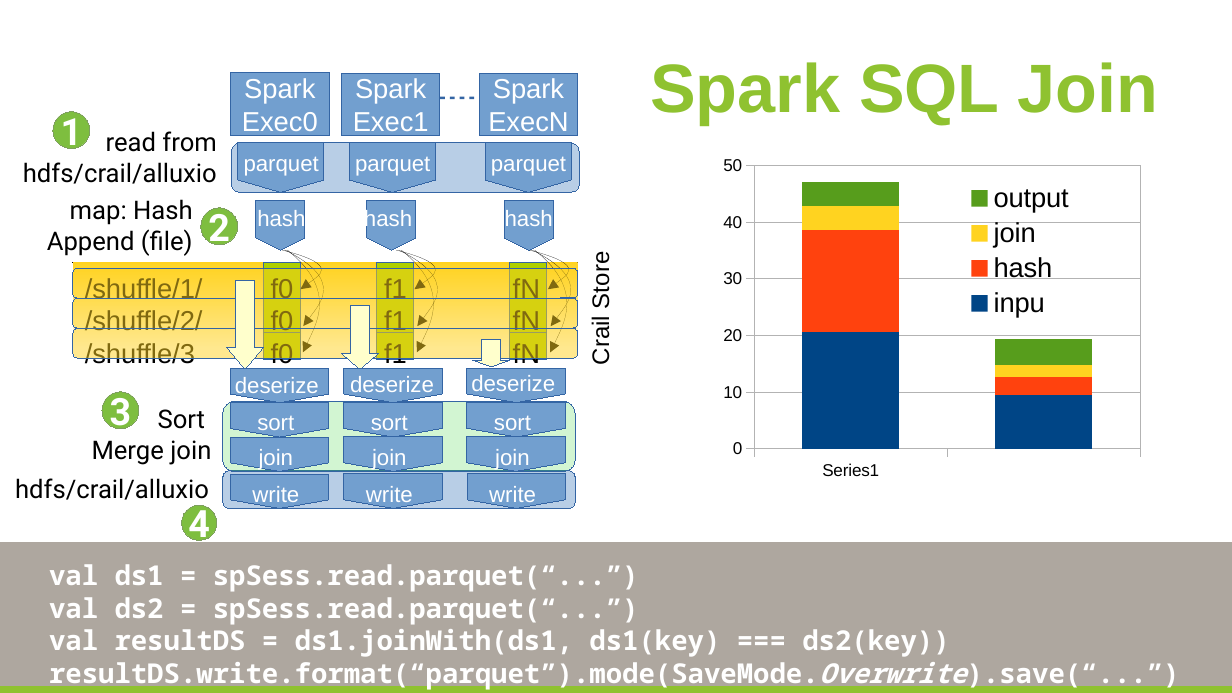
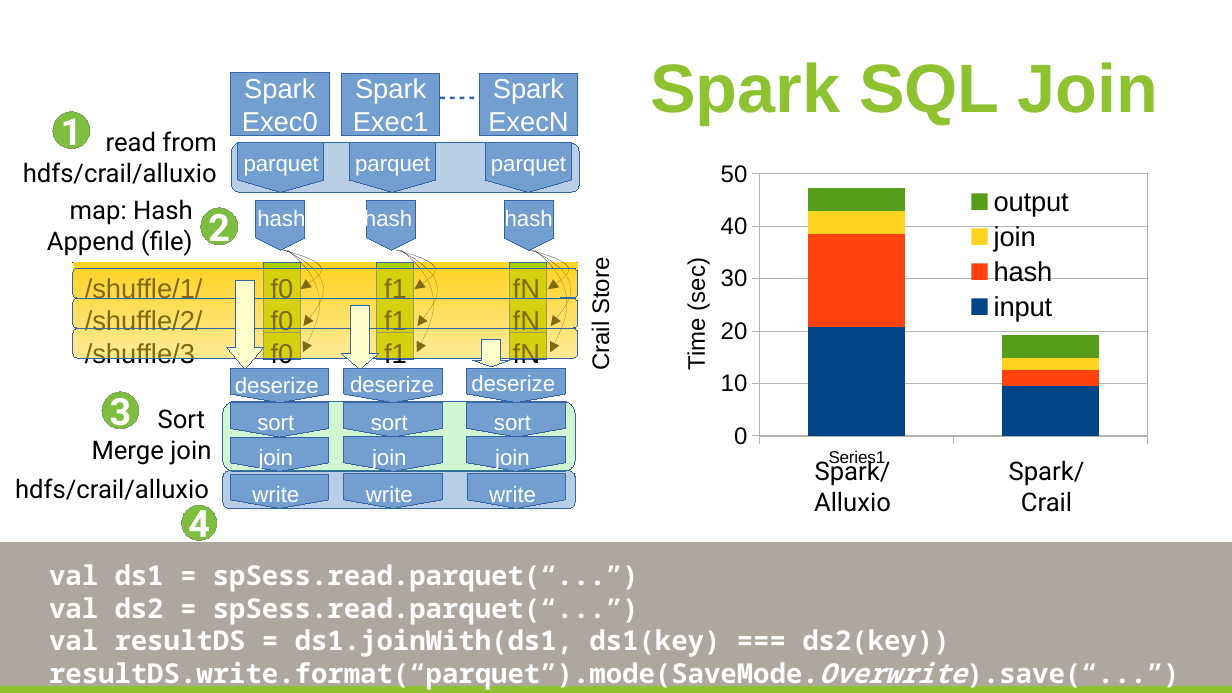
Before and after one commit to huangyibo/spark-summit-17, a slide deck: slide 25 of template.odp. Drawn at 1232x693 pixels with LibreOffice and Linux fonts; fonts in the diff are those of the drawing; background and template pictures are left out. Boxes give left, top, right and bottom in pixels: in the first picture for what was removed or moved away, otherwise in the second. Text is boxed around its words. In the diff, an @@ line names an element or a change of style, - is before the commit and + after.

```diff
--- a/template.odp
+++ b/template.odp
@@ text "Crail Store" at [587,263,614,369]: alignment left to centre @@
@@ column stacked chart at [721,160,1170,468] @@
-inpu: 21, 10
+input: 21, 10
@@ value axis changed @@
@@ plot area changed @@
@@ column stacked chart: place and size @@
-column stacked chart at [721,149,1170,487]
+column stacked chart at [721,160,1170,468]
@@ text added at [683,263,710,369], 14 pt, text #000000 @@
+Time (sec)
@@ text added at [814,457,891,512], 15 pt, text #000000 @@
+Spark/
+Alluxio
@@ text added at [1009,460,1085,512], 15 pt, text #000000 @@
+Spark/
+Crail
```
Also in this commit, not shown: 1 other slide changed, 3 other files.
